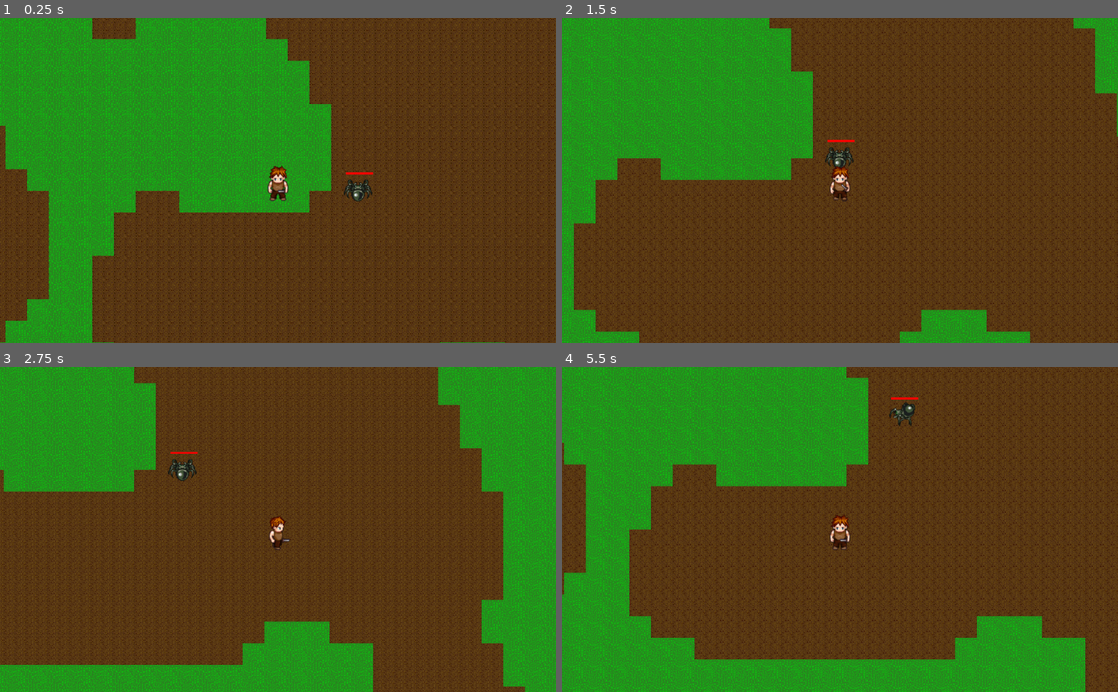
Above: before the commit, frames 1-4 (two rows, left to right).
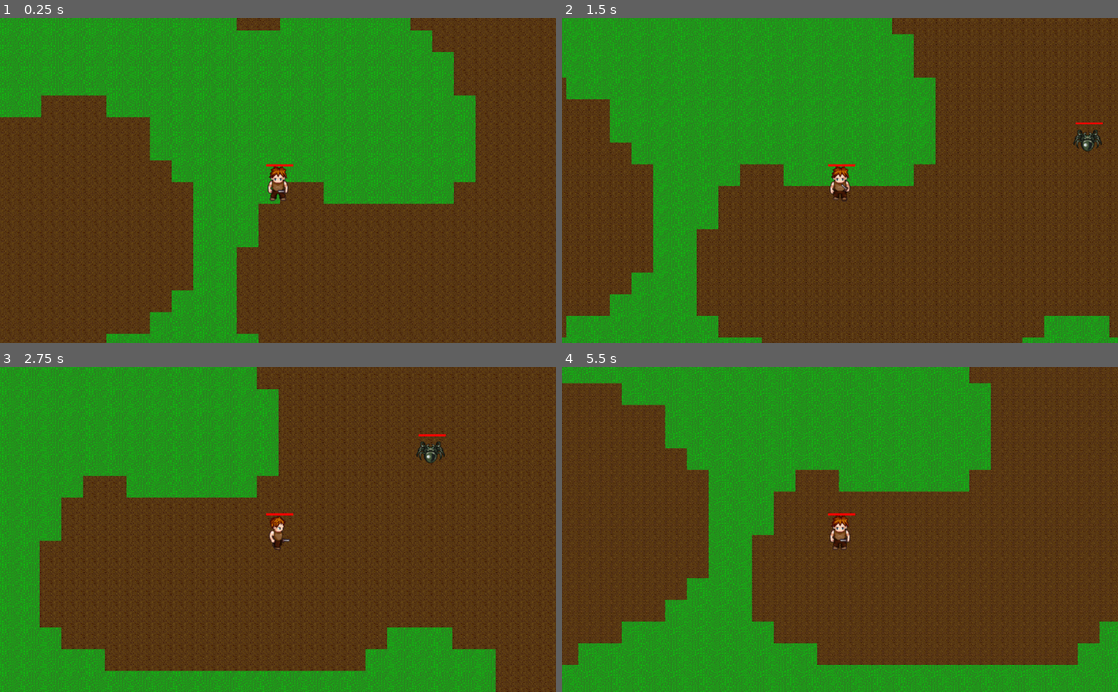
Above: after the commit, the same moments.

Repository: afonsolage/Raftel
Game: Godot game, scene res://Scenes/Stages/World.tscn
Two runs of this game, one before a commit and one after it. Both use one fixed random seed, a clock stepped at 60 frames per second and the inputs below.
Inputs:
- Up to frame 1 (0.25 s): no input
- Up to frame 2 (1.5 s): tap Enter at 0.5 s; hold D (ui_right) 0.53-1.28 s; hold Ctrl 0.53-1.28 s; hold S (ui_down) from 1.28 s (still down); tap Ctrl at 1.35 s
- Up to frame 3 (2.75 s): release S (ui_down) at 2.03 s; hold D (ui_right) from 2.03 s (still down); hold Ctrl from 2.03 s (still down)
- Up to frame 4 (5.5 s): release D (ui_right) at 2.78 s; release Ctrl at 2.78 s; hold W (ui_up) 2.78-3.53 s; tap Ctrl at 2.85, 4.35 s; hold Ctrl 3.53-4.28 s; hold A (ui_left) 3.53-5.03 s; hold S (ui_down) from 5.03 s (still down); hold Ctrl from 5.03 s (still down)

The runs differ from the first frame. In frame 1, 44% of the frame differs, in the area x 0-100%, y 0-100%; in frame 2, 35%; in frame 3, 41%; in frame 4, 42%.

Commit message:
Added basic battle system

Diff:
--- a/Animation/AnimationWalkIdleStateMachine.tres
+++ b/Animation/AnimationWalkIdleStateMachine.tres
@@ -96,7 +96,7 @@
 states/Die/node = SubResource( 20 )
 states/Die/position = Vector2( 707, 266 )
 states/attack/node = SubResource( 5 )
-states/attack/position = Vector2( 367, 257 )
+states/attack/position = Vector2( 368, 257 )
 states/idle/node = SubResource( 10 )
 states/idle/position = Vector2( 401, 108 )
 states/walk/node = SubResource( 15 )
--- a/Scenes/Components/HitBox.tscn
+++ b/Scenes/Components/HitBox.tscn
@@ -1,7 +1,8 @@
 [gd_scene load_steps=2 format=2]
 
 [sub_resource type="CapsuleShape2D" id=1]
-height = 0.0
+radius = 10.7811
+height = 31.5305
 
 [node name="HitBox" type="Area2D"]
 collision_layer = 0
--- a/Scenes/Objects/Monster.tscn
+++ b/Scenes/Objects/Monster.tscn
@@ -1,18 +1,21 @@
-[gd_scene load_steps=21 format=2]
+[gd_scene load_steps=24 format=2]
 
 [ext_resource path="res://Animation/AnimationWalkIdleStateMachine.tres" type="AnimationNodeStateMachine" id=1]
 [ext_resource path="res://Sprites/spider01.png" type="Texture" id=2]
 [ext_resource path="res://Scripts/Controller/EnemyBehaviour.gd" type="Script" id=3]
 [ext_resource path="res://Scenes/Components/HurtBox.tscn" type="PackedScene" id=4]
 [ext_resource path="res://Scenes/Components/HP.tscn" type="PackedScene" id=5]
+[ext_resource path="res://Scenes/Components/HitBox.tscn" type="PackedScene" id=6]
 
 [sub_resource type="CircleShape2D" id=10]
 radius = 16.9654
+
+[sub_resource type="CircleShape2D" id=16]
+radius = 122.871
 
 [sub_resource type="Animation" id=13]
 resource_name = "Attack_Down"
 length = 0.3
-loop = true
 tracks/0/type = "value"
 tracks/0/path = NodePath("Sprite:frame")
 tracks/0/interp = 1
@@ -24,6 +27,42 @@
 "transitions": PoolRealArray( 1, 1, 1 ),
 "update": 1,
 "values": [ 21, 22, 23 ]
+}
+tracks/1/type = "value"
+tracks/1/path = NodePath("HitBox/CollisionShape2D:disabled")
+tracks/1/interp = 1
+tracks/1/loop_wrap = true
+tracks/1/imported = false
+tracks/1/enabled = true
+tracks/1/keys = {
+"times": PoolRealArray( 0.1, 0.3 ),
+"transitions": PoolRealArray( 1, 1 ),
+"update": 1,
+"values": [ false, true ]
+}
+tracks/2/type = "value"
+tracks/2/path = NodePath("HitBox/CollisionShape2D:position")
+tracks/2/interp = 1
+tracks/2/loop_wrap = true
+tracks/2/imported = false
+tracks/2/enabled = true
+tracks/2/keys = {
+"times": PoolRealArray( 0, 0.1, 0.3 ),
+"transitions": PoolRealArray( 1, 1, 1 ),
+"update": 0,
+"values": [ Vector2( 0, 0 ), Vector2( -0.445435, 25.3906 ), Vector2( 0, 0 ) ]
+}
+tracks/3/type = "value"
+tracks/3/path = NodePath("HitBox/CollisionShape2D:rotation_degrees")
+tracks/3/interp = 1
+tracks/3/loop_wrap = true
+tracks/3/imported = false
+tracks/3/enabled = true
+tracks/3/keys = {
+"times": PoolRealArray( 0 ),
+"transitions": PoolRealArray( 1 ),
+"update": 0,
+"values": [ 90.0 ]
 }
 
 [sub_resource type="Animation" id=12]
@@ -41,11 +80,46 @@
 "update": 1,
 "values": [ 11, 12, 13 ]
 }
+tracks/1/type = "value"
+tracks/1/path = NodePath("HitBox/CollisionShape2D:disabled")
+tracks/1/interp = 1
+tracks/1/loop_wrap = true
+tracks/1/imported = false
+tracks/1/enabled = true
+tracks/1/keys = {
+"times": PoolRealArray( 0.1, 0.3 ),
+"transitions": PoolRealArray( 1, 1 ),
+"update": 1,
+"values": [ false, true ]
+}
+tracks/2/type = "value"
+tracks/2/path = NodePath("HitBox/CollisionShape2D:position")
+tracks/2/interp = 1
+tracks/2/loop_wrap = true
+tracks/2/imported = false
+tracks/2/enabled = true
+tracks/2/keys = {
+"times": PoolRealArray( 0, 0.1, 0.3 ),
+"transitions": PoolRealArray( 1, 1, 1 ),
+"update": 0,
+"values": [ Vector2( 0, 0 ), Vector2( -25.8361, 0.44545 ), Vector2( 0, 0 ) ]
+}
+tracks/3/type = "value"
+tracks/3/path = NodePath("HitBox/CollisionShape2D:rotation_degrees")
+tracks/3/interp = 1
+tracks/3/loop_wrap = true
+tracks/3/imported = false
+tracks/3/enabled = true
+tracks/3/keys = {
+"times": PoolRealArray( 0 ),
+"transitions": PoolRealArray( 1 ),
+"update": 0,
+"values": [ 0.0 ]
+}
 
 [sub_resource type="Animation" id=14]
 resource_name = "Attack_Right"
 length = 0.3
-loop = true
 tracks/0/type = "value"
 tracks/0/path = NodePath("Sprite:frame")
 tracks/0/interp = 1
@@ -57,12 +131,47 @@
 "transitions": PoolRealArray( 1, 1, 1 ),
 "update": 1,
 "values": [ 31, 32, 33 ]
+}
+tracks/1/type = "value"
+tracks/1/path = NodePath("HitBox/CollisionShape2D:disabled")
+tracks/1/interp = 1
+tracks/1/loop_wrap = true
+tracks/1/imported = false
+tracks/1/enabled = true
+tracks/1/keys = {
+"times": PoolRealArray( 0.1, 0.3 ),
+"transitions": PoolRealArray( 1, 1 ),
+"update": 1,
+"values": [ false, true ]
+}
+tracks/2/type = "value"
+tracks/2/path = NodePath("HitBox/CollisionShape2D:position")
+tracks/2/interp = 1
+tracks/2/loop_wrap = true
+tracks/2/imported = false
+tracks/2/enabled = true
+tracks/2/keys = {
+"times": PoolRealArray( 0, 0.1, 0.3 ),
+"transitions": PoolRealArray( 1, 1, 1 ),
+"update": 0,
+"values": [ Vector2( 0, 0 ), Vector2( 26.727, 0.44545 ), Vector2( 0, 0 ) ]
+}
+tracks/3/type = "value"
+tracks/3/path = NodePath("HitBox/CollisionShape2D:rotation_degrees")
+tracks/3/interp = 1
+tracks/3/loop_wrap = true
+tracks/3/imported = false
+tracks/3/enabled = true
+tracks/3/keys = {
+"times": PoolRealArray( 0 ),
+"transitions": PoolRealArray( 1 ),
+"update": 0,
+"values": [ 0.0 ]
 }
 
 [sub_resource type="Animation" id=15]
 resource_name = "Attack_Up"
 length = 0.3
-loop = true
 tracks/0/type = "value"
 tracks/0/path = NodePath("Sprite:frame")
 tracks/0/interp = 1
@@ -74,6 +183,42 @@
 "transitions": PoolRealArray( 1, 1, 1 ),
 "update": 1,
 "values": [ 1, 2, 3 ]
+}
+tracks/1/type = "value"
+tracks/1/path = NodePath("HitBox/CollisionShape2D:disabled")
+tracks/1/interp = 1
+tracks/1/loop_wrap = true
+tracks/1/imported = false
+tracks/1/enabled = true
+tracks/1/keys = {
+"times": PoolRealArray( 0.1, 0.3 ),
+"transitions": PoolRealArray( 1, 1 ),
+"update": 1,
+"values": [ false, true ]
+}
+tracks/2/type = "value"
+tracks/2/path = NodePath("HitBox/CollisionShape2D:position")
+tracks/2/interp = 1
+tracks/2/loop_wrap = true
+tracks/2/imported = false
+tracks/2/enabled = true
+tracks/2/keys = {
+"times": PoolRealArray( 0, 0.1, 0.3 ),
+"transitions": PoolRealArray( 1, 1, 1 ),
+"update": 0,
+"values": [ Vector2( 0, 0 ), Vector2( 0, -25.3906 ), Vector2( 0, 0 ) ]
+}
+tracks/3/type = "value"
+tracks/3/path = NodePath("HitBox/CollisionShape2D:rotation_degrees")
+tracks/3/interp = 1
+tracks/3/loop_wrap = true
+tracks/3/imported = false
+tracks/3/enabled = true
+tracks/3/keys = {
+"times": PoolRealArray( 0 ),
+"transitions": PoolRealArray( 1 ),
+"update": 0,
+"values": [ 90.0 ]
 }
 
 [sub_resource type="Animation" id=11]
@@ -218,13 +363,25 @@
 
 [sub_resource type="AnimationNodeStateMachinePlayback" id=9]
 
+[sub_resource type="CapsuleShape2D" id=17]
+radius = 9.85406
+height = 31.2294
+
 [node name="KinematicBody2D" type="KinematicBody2D"]
 script = ExtResource( 3 )
 
 [node name="CollisionShape2D" type="CollisionShape2D" parent="."]
 shape = SubResource( 10 )
 
+[node name="AggroArea" type="Area2D" parent="."]
+collision_layer = 0
+collision_mask = 2147483650
+
+[node name="CollisionShape2D" type="CollisionShape2D" parent="AggroArea"]
+shape = SubResource( 16 )
+
 [node name="HurtBox" parent="." instance=ExtResource( 4 )]
+collision_layer = 8
 
 [node name="CollisionShape2D" parent="HurtBox" index="0"]
 position = Vector2( 0, 1.88988 )
@@ -260,7 +417,17 @@
 
 [node name="HP" parent="." instance=ExtResource( 5 )]
 position = Vector2( -18.7413, -23.781 )
+
+[node name="HitBox" parent="." instance=ExtResource( 6 )]
+
+[node name="CollisionShape2D" parent="HitBox" index="0"]
+rotation = 1.5708
+shape = SubResource( 17 )
+[connection signal="area_entered" from="AggroArea" to="." method="_on_AggroArea_area_entered"]
+[connection signal="area_exited" from="AggroArea" to="." method="_on_AggroArea_area_exited"]
 [connection signal="area_entered" from="HurtBox" to="HP" method="_on_HurtBox_area_entered"]
 [connection signal="died" from="HP" to="." method="_on_HP_died"]
 
 [editable path="HurtBox"]
+
+[editable path="HitBox"]
--- a/Scenes/Objects/Player.tscn
+++ b/Scenes/Objects/Player.tscn
@@ -1,10 +1,14 @@
-[gd_scene load_steps=20 format=2]
+[gd_scene load_steps=23 format=2]
 
 [ext_resource path="res://Sprites/character.png" type="Texture" id=1]
 [ext_resource path="res://Scenes/Components/HurtBox.tscn" type="PackedScene" id=2]
 [ext_resource path="res://Animation/AnimationWalkIdleStateMachine.tres" type="AnimationNodeStateMachine" id=3]
 [ext_resource path="res://Scripts/Controller/PlayerController.gd" type="Script" id=4]
 [ext_resource path="res://Scenes/Components/HitBox.tscn" type="PackedScene" id=5]
+[ext_resource path="res://Scenes/Components/HP.tscn" type="PackedScene" id=6]
+
+[sub_resource type="CircleShape2D" id=16]
+radius = 14.7103
 
 [sub_resource type="CapsuleShape2D" id=1]
 radius = 11.9192
@@ -59,10 +63,22 @@
 tracks/3/imported = false
 tracks/3/enabled = true
 tracks/3/keys = {
-"times": PoolRealArray( 0.2, 0.4, 0.7 ),
-"transitions": PoolRealArray( 1, 1, 1 ),
-"update": 0,
-"values": [ Vector2( -0.198425, 9.92126 ), Vector2( -0.198425, 19.6441 ), Vector2( 0, -0.418093 ) ]
+"times": PoolRealArray( 0, 0.2, 0.4, 0.7 ),
+"transitions": PoolRealArray( 1, 1, 1, 1 ),
+"update": 0,
+"values": [ Vector2( 0, 0 ), Vector2( -0.198425, 9.92126 ), Vector2( -0.198425, 19.6441 ), Vector2( 0, -0.418093 ) ]
+}
+tracks/4/type = "value"
+tracks/4/path = NodePath("HitBox/CollisionShape2D:rotation_degrees")
+tracks/4/interp = 1
+tracks/4/loop_wrap = true
+tracks/4/imported = false
+tracks/4/enabled = true
+tracks/4/keys = {
+"times": PoolRealArray( 0 ),
+"transitions": PoolRealArray( 1 ),
+"update": 0,
+"values": [ 90.0 ]
 }
 
 [sub_resource type="Animation" id=3]
@@ -114,10 +130,22 @@
 tracks/3/imported = false
 tracks/3/enabled = true
 tracks/3/keys = {
-"times": PoolRealArray( 0.2, 0.4, 0.7 ),
-"transitions": PoolRealArray( 1, 1, 1 ),
-"update": 0,
-"values": [ Vector2( -14.0882, -0.418093 ), Vector2( -22.2236, -0.616518 ), Vector2( -0.277796, -0.695888 ) ]
+"times": PoolRealArray( 0, 0.2, 0.4, 0.7 ),
+"transitions": PoolRealArray( 1, 1, 1, 1 ),
+"update": 0,
+"values": [ Vector2( 0, 0 ), Vector2( -14.0882, -0.418093 ), Vector2( -22.2236, -0.616518 ), Vector2( -0.277796, -0.695888 ) ]
+}
+tracks/4/type = "value"
+tracks/4/path = NodePath("HitBox/CollisionShape2D:rotation_degrees")
+tracks/4/interp = 1
+tracks/4/loop_wrap = true
+tracks/4/imported = false
+tracks/4/enabled = true
+tracks/4/keys = {
+"times": PoolRealArray( 0 ),
+"transitions": PoolRealArray( 1 ),
+"update": 0,
+"values": [ 0.0 ]
 }
 
 [sub_resource type="Animation" id=4]
@@ -169,10 +197,22 @@
 tracks/3/imported = false
 tracks/3/enabled = true
 tracks/3/keys = {
-"times": PoolRealArray( 0.2, 0.4, 0.7 ),
-"transitions": PoolRealArray( 1, 1, 1 ),
-"update": 0,
-"values": [ Vector2( 11.8261, -0.100616 ), Vector2( 21.3505, -0.299041 ), Vector2( -0.436536, -0.179986 ) ]
+"times": PoolRealArray( 0, 0.2, 0.4, 0.7 ),
+"transitions": PoolRealArray( 1, 1, 1, 1 ),
+"update": 0,
+"values": [ Vector2( 0, 0 ), Vector2( 11.8261, -0.100616 ), Vector2( 21.3505, -0.299041 ), Vector2( -0.436536, -0.179986 ) ]
+}
+tracks/4/type = "value"
+tracks/4/path = NodePath("HitBox/CollisionShape2D:rotation_degrees")
+tracks/4/interp = 1
+tracks/4/loop_wrap = true
+tracks/4/imported = false
+tracks/4/enabled = true
+tracks/4/keys = {
+"times": PoolRealArray( 0 ),
+"transitions": PoolRealArray( 1 ),
+"update": 0,
+"values": [ 0.0 ]
 }
 
 [sub_resource type="Animation" id=5]
@@ -224,10 +264,38 @@
 tracks/3/imported = false
 tracks/3/enabled = true
 tracks/3/keys = {
-"times": PoolRealArray( 0.2, 0.4, 0.7 ),
-"transitions": PoolRealArray( 1, 1, 1 ),
-"update": 0,
-"values": [ Vector2( -0.793701, -11.3315 ), Vector2( 0, -22.6417 ), Vector2( -0.0793701, -0.179981 ) ]
+"times": PoolRealArray( 0, 0.2, 0.4, 0.7 ),
+"transitions": PoolRealArray( 1, 1, 1, 1 ),
+"update": 0,
+"values": [ Vector2( 0, 0 ), Vector2( -0.793701, -11.3315 ), Vector2( 0, -22.6417 ), Vector2( -0.0793701, -0.179981 ) ]
+}
+tracks/4/type = "value"
+tracks/4/path = NodePath("HitBox/CollisionShape2D:rotation_degrees")
+tracks/4/interp = 1
+tracks/4/loop_wrap = true
+tracks/4/imported = false
+tracks/4/enabled = true
+tracks/4/keys = {
+"times": PoolRealArray( 0 ),
+"transitions": PoolRealArray( 1 ),
+"update": 0,
+"values": [ 90.0 ]
+}
+
+[sub_resource type="Animation" id=15]
+resource_name = "Die"
+length = 0.5
+tracks/0/type = "value"
+tracks/0/path = NodePath("Sprite:frame")
+tracks/0/interp = 1
+tracks/0/loop_wrap = true
+tracks/0/imported = false
+tracks/0/enabled = true
+tracks/0/keys = {
+"times": PoolRealArray( 0, 0.1, 0.2, 0.3, 0.4 ),
+"transitions": PoolRealArray( 1, 1, 1, 1, 1 ),
+"update": 1,
+"values": [ 261, 262, 263, 264, 265 ]
 }
 
 [sub_resource type="Animation" id=6]
@@ -356,7 +424,17 @@
 [sub_resource type="AnimationNodeStateMachinePlayback" id=14]
 
 [node name="Player" type="KinematicBody2D"]
+collision_layer = 2147483650
+collision_mask = 2147483649
 script = ExtResource( 4 )
+
+[node name="TriggerArea" type="Area2D" parent="."]
+collision_layer = 2
+collision_mask = 0
+
+[node name="CollisionShape2D" type="CollisionShape2D" parent="TriggerArea"]
+position = Vector2( -0.471939, 21.0012 )
+shape = SubResource( 16 )
 
 [node name="HurtBox" parent="." instance=ExtResource( 2 )]
 
@@ -374,6 +452,7 @@
 anims/Attack_Left = SubResource( 3 )
 anims/Attack_Right = SubResource( 4 )
 anims/Attack_Up = SubResource( 5 )
+anims/Die = SubResource( 15 )
 anims/Idle_Down = SubResource( 6 )
 anims/Idle_Left = SubResource( 7 )
 anims/Idle_Right = SubResource( 8 )
@@ -398,10 +477,14 @@
 parameters/idle/blend_position = Vector2( 0.0125523, 0.738959 )
 parameters/walk/blend_position = Vector2( 0.0118906, 0.562992 )
 
+[node name="HP" parent="." instance=ExtResource( 6 )]
+position = Vector2( -17.2257, -23.8328 )
+max_hp = 30
+
 [node name="HitBox" parent="." instance=ExtResource( 5 )]
 position = Vector2( 0.157486, 21.8911 )
-
-[node name="CollisionShape2D" parent="HitBox" index="0"]
-position = Vector2( -0.0793701, -0.179981 )
+collision_mask = 8
+[connection signal="area_entered" from="HurtBox" to="HP" method="_on_HurtBox_area_entered"]
+[connection signal="died" from="HP" to="." method="_on_HP_died"]
 
 [editable path="HitBox"]
--- a/Scenes/Stages/World.tscn
+++ b/Scenes/Stages/World.tscn
@@ -21,7 +21,7 @@
 [node name="YSort" type="YSort" parent="."]
 
 [node name="Monster" parent="YSort" instance=ExtResource( 3 )]
-position = Vector2( 1032.23, 860.986 )
+position = Vector2( 1216.81, 826.338 )
 
 [node name="Player" parent="YSort" instance=ExtResource( 2 )]
-position = Vector2( 913.311, 849.094 )
+position = Vector2( 701.014, 861.693 )
--- a/Scripts/Controller/EnemyBehaviour.gd
+++ b/Scripts/Controller/EnemyBehaviour.gd
@@ -9,22 +9,31 @@
 	DEAD,
 }
 
-export (State) var state = State.IDLING
+export (State) var state = State.IDLING setget set_state
 export (int) var activiness = 30
 export (int) var aggressiveness = 80
 export (int) var move_speed = 90
 export (int) var move_range = 200
 export (int) var max_range = 600
+export (int) var attack_range = 40
 
 onready var original_position = position
 onready var animation_tree = $AnimationTree
 onready var animation_state = animation_tree.get("parameters/playback")
 
-var idling_timeout = 0
+var idle_timeout = 0.0
+var attack_timeout = 0.0
+
 var target = Vector2.ZERO
+var aggro_target = null
+
+func set_state(value):
+	if state == State.DEAD:
+		return
+	state = value
 
 func _physics_process(delta):
-	match state:
+	match self.state:
 		State.IDLING:
 			process_idling(delta)
 		State.WANDERING:
@@ -41,18 +50,18 @@
 
 func process_idling(delta):
 	if position.distance_to(original_position) > max_range:
-		state = State.RETURNING
+		self.state = State.RETURNING
 		return
 
-	idling_timeout -= delta
+	idle_timeout -= delta
 
-	if idling_timeout > 0:
+	if idle_timeout > 0:
 		return
 
-	state = get_random_wander_or_idle()
+	self.state = get_random_wander_or_idle()
 
-	if state == State.IDLING:
-		idling_timeout = (1.0 - (activiness / 100.0)) * 5
+	if self.state == State.IDLING:
+		idle_timeout = (1.0 - (activiness / 100.0)) * 5
 
 func process_wandering(_delta):
 	var x = (randi() % move_range) - (move_range / 2)
@@ -60,7 +69,7 @@
 
 	target = self.position + Vector2(x, y)
 
-	state = State.MOVING
+	self.state = State.MOVING
 
 
 func process_moving(_delta):
@@ -69,11 +78,21 @@
 	if target.distance_to(self.position) < 1 :
 		set_idle()
 	else:
-		set_walk_to(dir)
+		if set_walk_to(dir) == false:
+			set_idle()
 
 
-func process_attacking(_delta):
-	pass
+func process_attacking(delta):
+	if position.distance_to(aggro_target.position) > attack_range:
+		if set_walk_to(position.direction_to(aggro_target.position)):
+			return
+
+	if attack_timeout <= 0:
+		animation_tree.set("parameters/attack/blend_position", position.direction_to(aggro_target.position))
+		animation_state.start("attack")
+		attack_timeout = 1
+	else:
+		attack_timeout -= delta
 
 
 func process_returning(_delta):
@@ -81,7 +100,7 @@
 	var y = randi() % 30 - 15
 
 	target = Vector2(x + original_position.x, y + original_position.y)
-	state = State.MOVING
+	self.state = State.MOVING
 
 func process_dead(_delta):
 	pass
@@ -91,22 +110,29 @@
 	return State.WANDERING if rnd < activiness else State.IDLING
 
 func set_idle():
-	state = State.IDLING
+	if aggro_target != null:
+		self.state = State.ATTACKING
+	else:
+		self.state = State.IDLING
+
 	animation_state.travel("idle")
 
 func set_walk_to(dir):
-	animation_tree.set("parameters/walk/blend_position", dir)
-	animation_tree.set("parameters/idle/blend_position", dir)
+	var moved = move_and_slide(dir * move_speed).length() > 0.1
 
-	animation_state.travel("walk")
-	var moved = move_and_slide(dir * move_speed)
+	if moved:
+		animation_tree.set("parameters/walk/blend_position", dir)
+		animation_tree.set("parameters/idle/blend_position", dir)
 
-	if moved.length() < 0.1:
-		set_idle()
+		animation_state.travel("walk")
 
+	return moved
+
+func set_attacking():
+	self.state = State.ATTACKING
 
 func set_dead():
-	state = State.DEAD
+	self.state = State.DEAD
 	var timer = Timer.new()
 	timer.autostart = true
 	timer.wait_time = 5.0
@@ -116,3 +142,17 @@
 
 func _on_HP_died():
 	set_dead()
+
+func _on_AggroArea_area_entered(area):
+	if state == State.DEAD:
+		return
+
+	aggro_target = area.get_parent()
+	set_attacking()
+
+func _on_AggroArea_area_exited(_area):
+	if state == State.DEAD:
+		return
+
+	aggro_target = null
+	set_idle()
--- a/Scripts/Controller/PlayerController.gd
+++ b/Scripts/Controller/PlayerController.gd
@@ -14,6 +14,7 @@
 	IDLING,
 	WALKING,
 	ATTACKING,
+	DIED,
 }
 
 func process_input():
@@ -28,7 +29,7 @@
 func _physics_process(delta):
 	process_input()
 
-	if state == State.ATTACKING:
+	if state == State.ATTACKING || state == State.DIED:
 		return
 
 	if input_action:
@@ -57,5 +58,12 @@
 	state = State.ATTACKING
 	animation_state.travel("attack")
 
+func set_died():
+	state = State.DIED
+	animation_state.travel("Die")
+
 func attack_finished():
 	set_idle()
+
+func _on_HP_died():
+	set_died()
--- a/project.godot
+++ b/project.godot
@@ -60,8 +60,8 @@
 
 2d_physics/layer_1="World"
 2d_physics/layer_2="Player"
-2d_physics/layer_3="HurtBox"
-2d_physics/layer_4="HitBox"
+2d_physics/layer_3="PlayerHurtBox"
+2d_physics/layer_4="MonsterHurtBox"
 
 [rendering]
 
